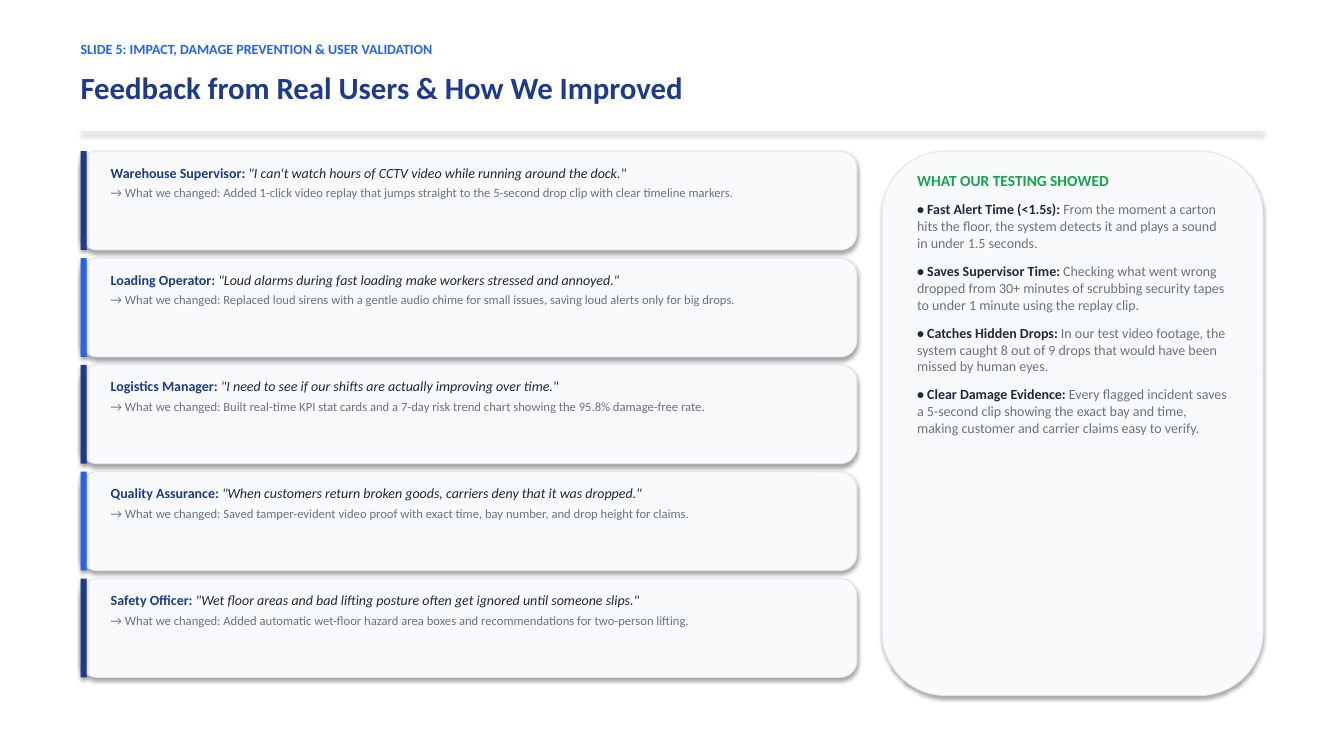
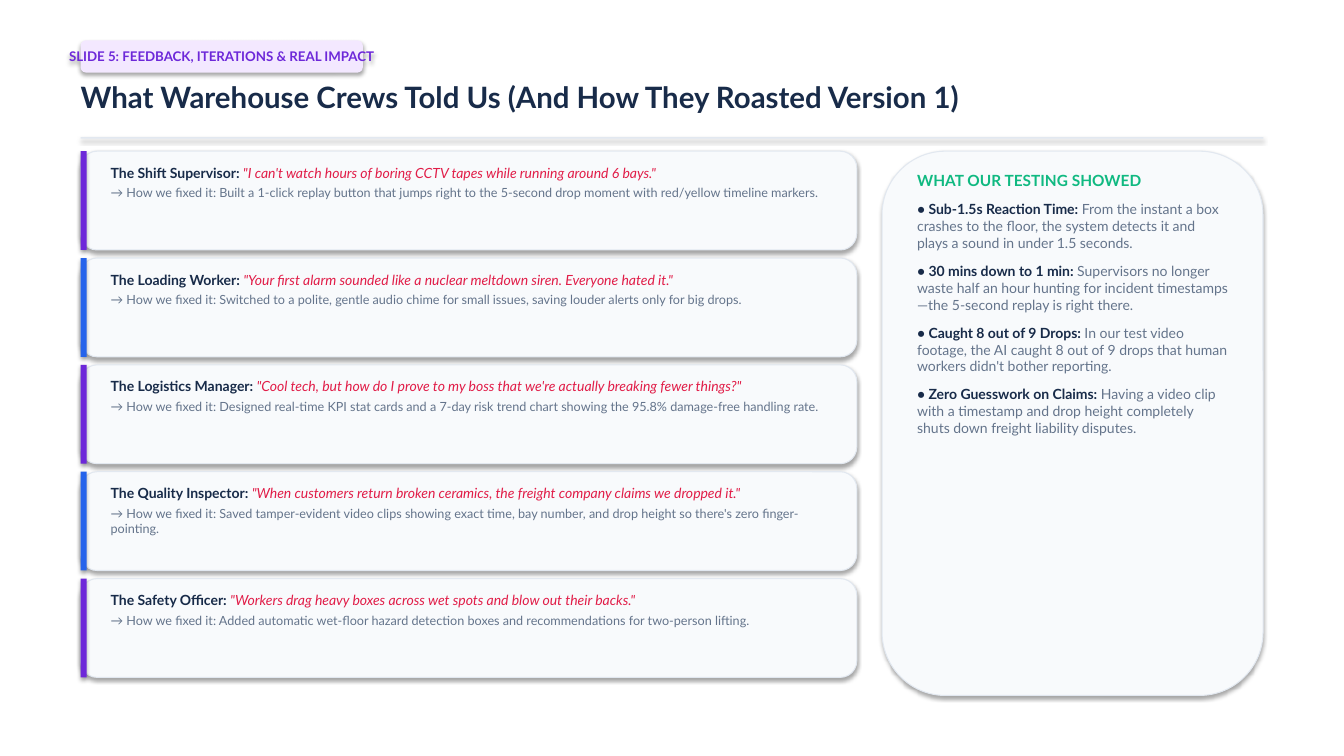
Before and after one commit to Aastha008/Smart-Warehouse-System, a slide deck: slide 5 of Smart_Warehouse_DockGuard_Presentation.pptx. Drawn at 1344x756 pixels with LibreOffice and Linux fonts; fonts in the diff are those of the drawing. Boxes give left, top, right and bottom in pixels: in the first picture for what was removed or moved away, otherwise in the second. Text is boxed around its words. In the diff, an @@ line names an element or a change of style, - is before the commit and + after.

Commit message:
Revamp presentation deck: creative, fun, human-sounding student pitch

```diff
--- a/Smart_Warehouse_DockGuard_Presentation.pptx
+++ b/Smart_Warehouse_DockGuard_Presentation.pptx
@@ text in rounded rectangle at (69,50,374,65): text changed; size 10 to 9.5 pt; font Calibri to Lato; text colour #2563EB to #6D28D9 @@
-SLIDE 5: IMPACT, DAMAGE PREVENTION & USER VALIDATION
+SLIDE 5: FEEDBACK, ITERATIONS & REAL IMPACT
@@ rounded rectangle "SLIDE 5: FEEDBACK, ITERATIONS & ...": place and size @@
-rounded rectangle "SLIDE 5: FEEDBACK, ITERATIONS & ..." at (81,45,433,56)
+rounded rectangle "SLIDE 5: FEEDBACK, ITERATIONS & ..." at (81,40,363,73)
@@ rounded rectangle "SLIDE 5: FEEDBACK, ITERATIONS & ..." at (81,40,363,73): vertical alignment top to middle; fill none to #F3E8FF; shadow on @@
@@ text at (81,85,959,113): text changed; size 22 to 21 pt; font Calibri to Lato; text colour #1E3A8A to #182B49 @@
-Feedback from Real Users & How We Improved
+What Warehouse Crews Told Us (And How They Roasted Version 1)
@@ rectangle: place and size @@
-rectangle at (81,131,1263,132)
+rectangle at (81,137,1263,138)
@@ text at (111,167,818,200): text changed; font Calibri to Lato; text colour #6B7280 to #64748B @@
-Warehouse Supervisor: "I can't watch hours of CCTV video while running around the dock."
-→ What we changed: Added 1-click video replay that jumps straight to the 5-second drop clip with clear timeline markers.
+The Shift Supervisor: "I can't watch hours of boring CCTV tapes while running around 6 bays."
+→ How we fixed it: Built a 1-click replay button that jumps right to the 5-second drop moment with red/yellow timeline markers.
@@ text at (917,174,1141,186): font Calibri to Lato, text colour #16A34A to #10B981 in "WHAT OUR TESTING SHOWED" @@
@@ text at (917,203,1228,436): text changed; font Calibri to Lato; text colour #6B7280 to #64748B @@
-• Fast Alert Time (<1.5s): From the moment a carton hits the floor, the system detects it and plays a sound in under 1.5 seconds.
-• Saves Supervisor Time: Checking what went wrong dropped from 30+ minutes of scrubbing security tapes to under 1 minute using the replay clip.
-• Catches Hidden Drops: In our test video footage, the system caught 8 out of 9 drops that would have been missed by human eyes.
-• Clear Damage Evidence: Every flagged incident saves a 5-second clip showing the exact bay and time, making customer and carrier claims easy to verify.
+• Sub-1.5s Reaction Time: From the instant a box crashes to the floor, the system detects it and plays a sound in under 1.5 seconds.
+• 30 mins down to 1 min: Supervisors no longer waste half an hour hunting for incident timestamps—the 5-second replay is right there.
+• Caught 8 out of 9 Drops: In our test video footage, the AI caught 8 out of 9 drops that human workers didn't bother reporting.
+• Zero Guesswork on Claims: Having a video clip with a timestamp and drop height completely shuts down freight liability disputes.
@@ text at (111,274,742,307): text changed; font Calibri to Lato; text colour #6B7280 to #64748B @@
-Loading Operator: "Loud alarms during fast loading make workers stressed and annoyed."
-→ What we changed: Replaced loud sirens with a gentle audio chime for small issues, saving loud alerts only for big drops.
+The Loading Worker: "Your first alarm sounded like a nuclear meltdown siren. Everyone hated it."
+→ How we fixed it: Switched to a polite, gentle audio chime for small issues, saving louder alerts only for big drops.
@@ text at (111,380,819,414): text changed; font Calibri to Lato; text colour #6B7280 to #64748B @@
-Logistics Manager: "I need to see if our shifts are actually improving over time."
-→ What we changed: Built real-time KPI stat cards and a 7-day risk trend chart showing the 95.8% damage-free rate.
+The Logistics Manager: "Cool tech, but how do I prove to my boss that we're actually breaking fewer things?"
+→ How we fixed it: Designed real-time KPI stat cards and a 7-day risk trend chart showing the 95.8% damage-free handling rate.
@@ text at (111,487,798,536): text changed; font Calibri to Lato; text colour #6B7280 to #64748B @@
-Quality Assurance: "When customers return broken goods, carriers deny that it was dropped."
-→ What we changed: Saved tamper-evident video proof with exact time, bay number, and drop height for claims.
+The Quality Inspector: "When customers return broken ceramics, the freight company claims we dropped it."
+→ How we fixed it: Saved tamper-evident video clips showing exact time, bay number, and drop height so there's zero finger-pointing.
@@ fill #1E3A8A to #6D28D9 in 3 elements at (81,151,87,250), (81,365,87,464), (81,579,87,678) @@
@@ text at (111,594,749,627): text changed; font Calibri to Lato; text colour #6B7280 to #64748B @@
-Safety Officer: "Wet floor areas and bad lifting posture often get ignored until someone slips."
-→ What we changed: Added automatic wet-floor hazard area boxes and recommendations for two-person lifting.
+The Safety Officer: "Workers drag heavy boxes across wet spots and blow out their backs."
+→ How we fixed it: Added automatic wet-floor hazard detection boxes and recommendations for two-person lifting.
```
Also in this commit, not shown: 4 other slides changed, 1 slide added, 1 slide removed, 2 other files.
